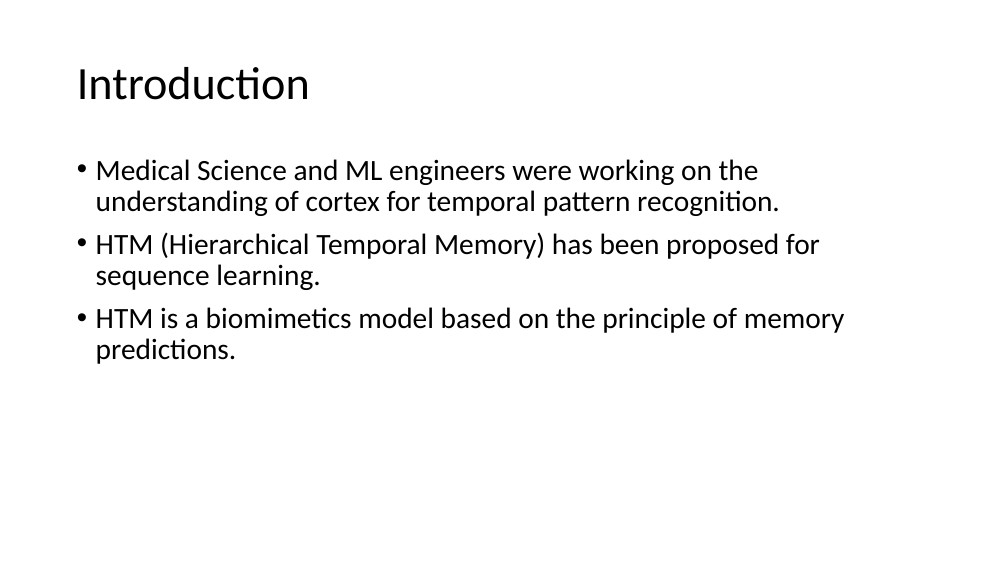
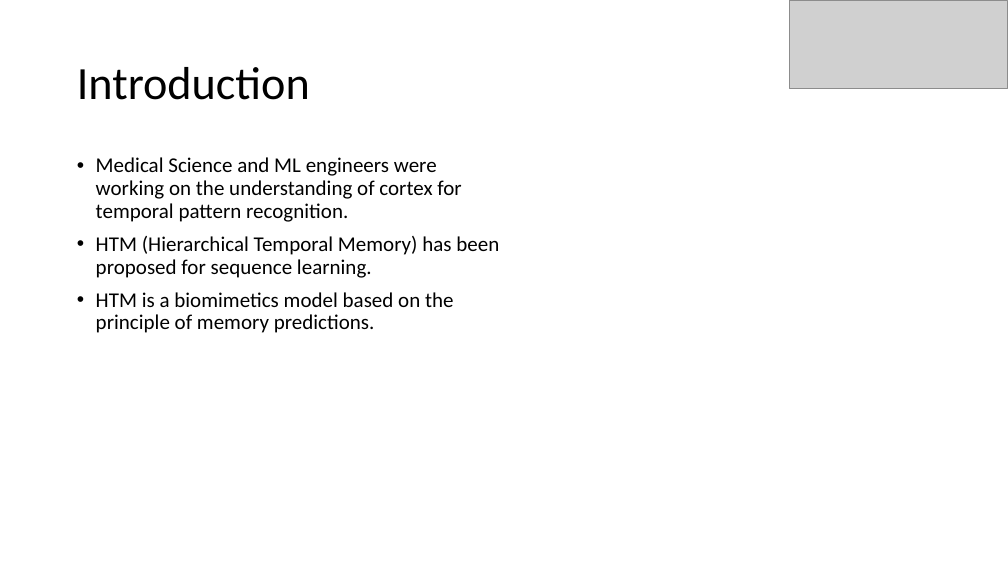
Before and after one commit to harishpalani12/neocortexapi, a slide deck: slide 3 of source/MySEProject/Documentation/Multi Sequence Learning.pptx. Drawn at 1008x567 pixels with LibreOffice and Linux fonts; fonts in the diff are those of the drawing; grey boxes stand for pictures. Boxes give left, top, right and bottom in pixels: in the first picture for what was removed or moved away, otherwise in the second. Text is boxed around its words. In the diff, an @@ line names an element or a change of style, - is before the commit and + after.

```diff
--- a/source/MySEProject/Documentation/Multi Sequence Learning.pptx
+++ b/source/MySEProject/Documentation/Multi Sequence Learning.pptx
@@ picture added at <box>789,0,1007,89</box> @@
@@ text "Medical Science and ML engineers ..." at <box>96,157,499,333</box>: size 28 to 20 pt @@
```
Also in this commit, not shown: 1 other slide changed, 7 slides added, 4 slides removed, 1 other file.
